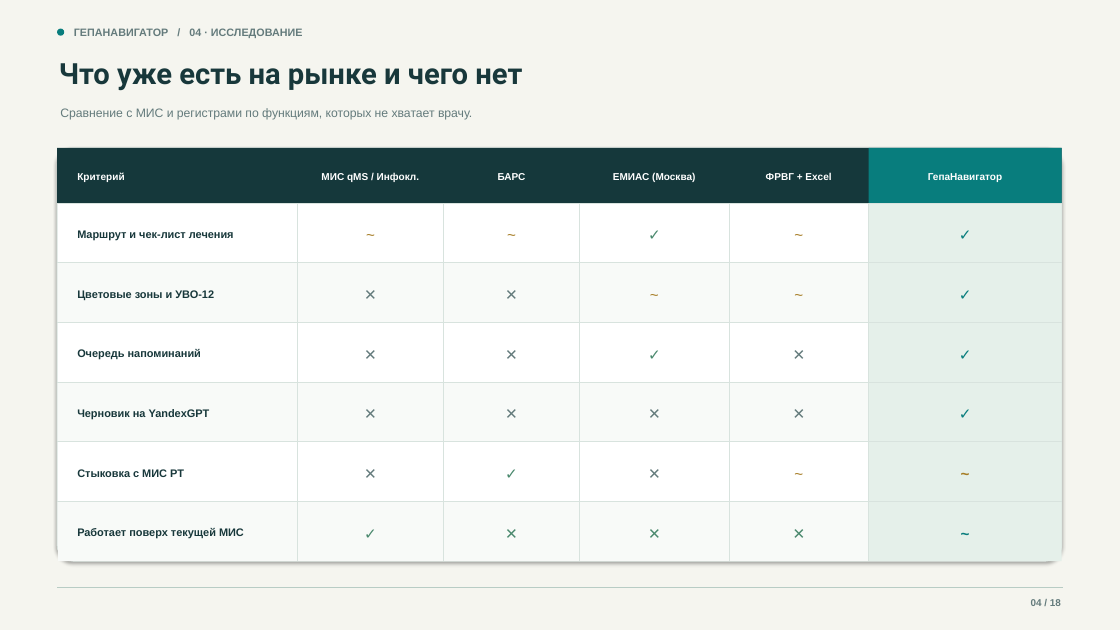
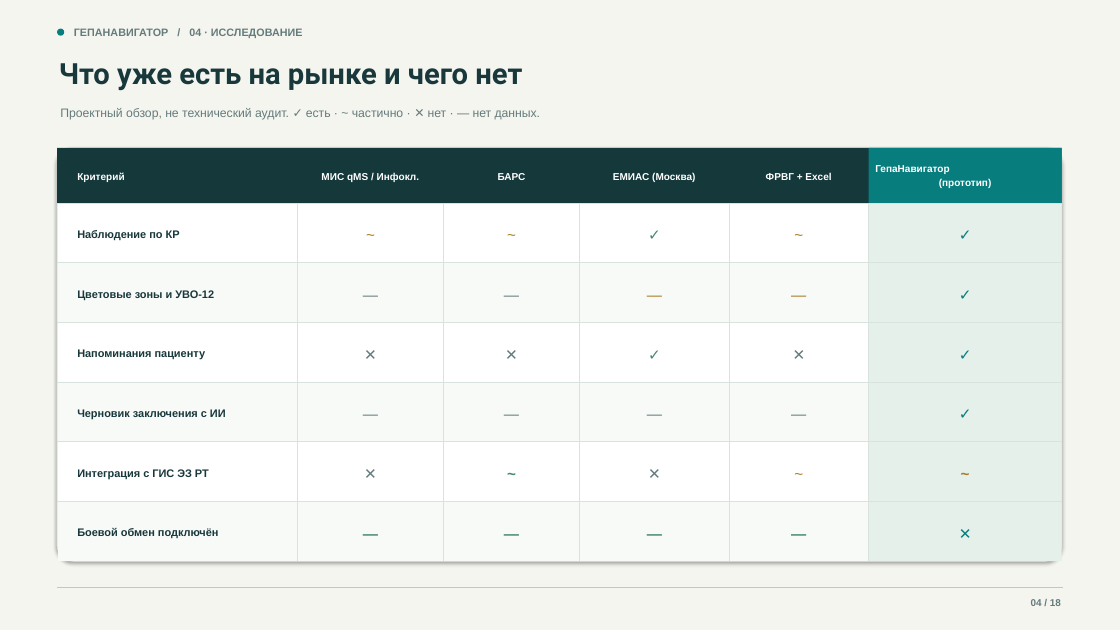
Before and after one commit to devenportg/GepaNavigator, a slide deck: slide 4 of deliverables/GepaNavigator_release.pptx. Drawn at 1120x630 pixels with LibreOffice and Linux fonts; fonts in the diff are those of the drawing. Boxes give left, top, right and bottom in pixels: in the first picture for what was removed or moved away, otherwise in the second. Text is boxed around its words. In the diff, an @@ line names an element or a change of style, - is before the commit and + after.

```diff
--- a/deliverables/GepaNavigator_release.pptx
+++ b/deliverables/GepaNavigator_release.pptx
@@ text at <box>60,108,541,120</box>: text changed @@
-Сравнение с МИС и регистрами по функциям, которых не хватает врачу.
+Проектный обзор, не технический аудит. ✓ есть · ~ частично · ✕ нет · — нет данных.
@@ text at <box>875,165,992,188</box>: text changed @@
-ГепаНавигатор
+ГепаНавигатор
+(прототип)
@@ text at <box>77,230,180,240</box>: text changed @@
-Маршрут и чек-лист лечения
+Наблюдение по КР
@@ text at <box>304,268,437,318</box>: text changed @@
-✕
+—
@@ text at <box>450,268,573,318</box>: text changed @@
-✕
+—
@@ text at <box>586,268,723,318</box>: text changed @@
-~
+—
@@ text at <box>736,268,862,318</box>: text changed @@
-~
+—
@@ text at <box>77,349,206,360</box>: text changed @@
-Очередь напоминаний
+Напоминания пациенту
@@ text at <box>304,387,437,437</box>: text changed @@
-✕
+—
@@ text at <box>450,387,573,437</box>: text changed @@
-✕
+—
@@ text at <box>586,387,723,437</box>: text changed @@
-✕
+—
@@ text at <box>736,387,862,437</box>: text changed @@
-✕
+—
@@ text at <box>77,409,226,420</box>: text changed @@
-Черновик на YandexGPT
+Черновик заключения с ИИ
@@ text at <box>450,447,573,497</box>: text changed @@
-✓
+~
@@ text at <box>77,469,209,479</box>: text changed @@
-Стыковка с МИС РТ
+Интеграция с ГИС ЭЗ РТ
@@ text at <box>304,507,437,556</box>: text changed @@
-✓
+—
@@ text at <box>450,507,573,556</box>: text changed @@
-✕
+—
@@ text at <box>586,507,723,556</box>: text changed @@
-✕
+—
@@ text at <box>736,507,862,556</box>: text changed @@
-✕
+—
@@ text at <box>875,507,1055,556</box>: text changed @@
-~
+✕
@@ text at <box>77,528,219,538</box>: text changed @@
-Работает поверх текущей МИС
+Боевой обмен подключён
```
Also in this commit, not shown: 10 other slides changed, 9 other files.
